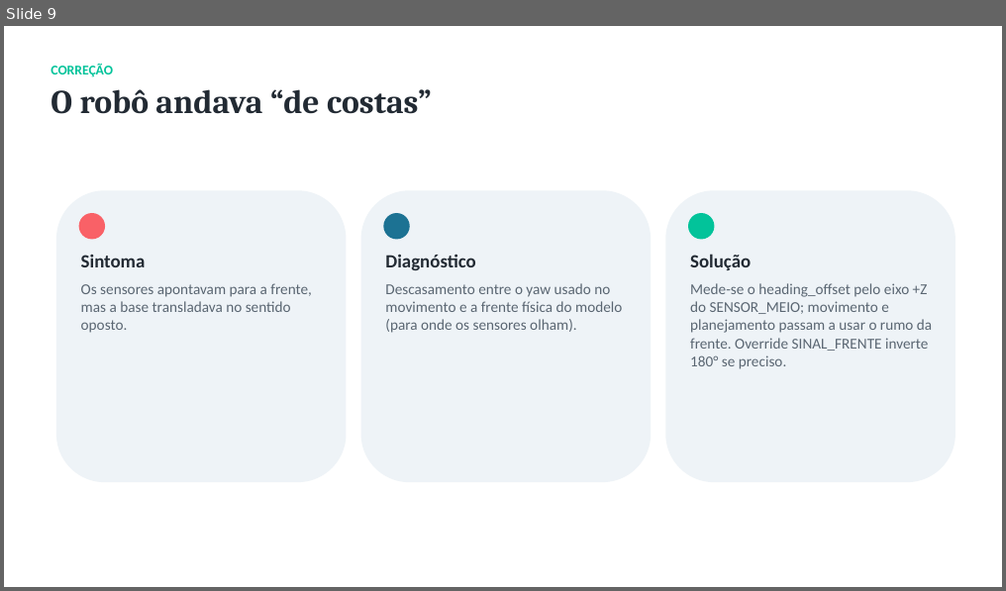
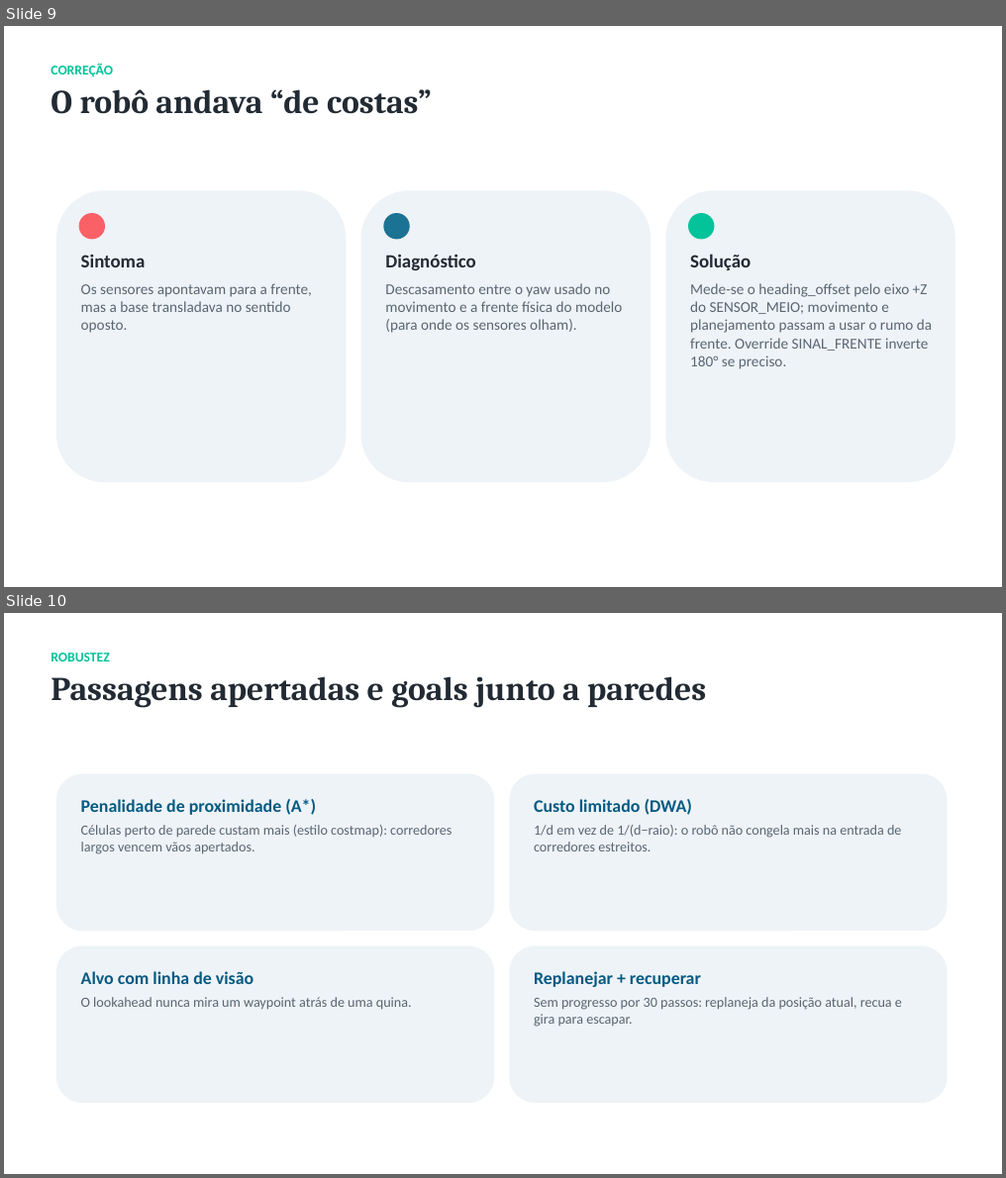
Before and after one commit to Heitorfa/VREP_DWA, a slide deck: docs/Apresentacao_Navegacao_Autonoma.pptx. Shown one above the other, each under a label of ours: slide 9 before the commit, slides 9 and 10 after it. The pictures are 1006x591 and 1006x1178 pixels, drawn with LibreOffice and Linux fonts; fonts in the diff are those of the drawing. Boxes give left, top, right and bottom in pixels: in the first picture for what was removed or moved away, otherwise in the second. Text is boxed around its words. In the diff, an @@ line names an element or a change of style, - is before the commit and + after.

```diff
--- a/docs/Apresentacao_Navegacao_Autonoma.pptx
+++ b/docs/Apresentacao_Navegacao_Autonoma.pptx
@@ slide 10 added at [4,613,1002,1174], background #FFFFFF @@
@@ text added at [51,653,706,708], 32 pt, text #222A33, bold @@
+ROBUSTEZ
+Passagens apertadas e goals junto a paredes
@@ rounded rectangle added at [56,774,494,931], fill #EEF3F7 @@
@@ rounded rectangle added at [509,774,947,931], fill #EEF3F7 @@
@@ text added at [81,799,451,855], 13.5 pt, text #5A6672 @@
+Penalidade de proximidade (A*)
+Células perto de parede custam mais (estilo costmap): corredores largos vencem vãos apertados.
@@ text added at [534,799,901,852], 13.5 pt, text #5A6672 @@
+Custo limitado (DWA)
+1/d em vez de 1/(d−raio): o robô não congela mais na entrada de corredores estreitos.
@@ rounded rectangle added at [56,947,494,1103], fill #EEF3F7 @@
@@ rounded rectangle added at [509,947,947,1103], fill #EEF3F7 @@
@@ text added at [81,971,412,1010], 13.5 pt, text #5A6672 @@
+Alvo com linha de visão
+O lookahead nunca mira um waypoint atrás de uma quina.
@@ text added at [534,971,902,1027], 13.5 pt, text #5A6672 @@
+Replanejar + recuperar
+Sem progresso por 30 passos: replaneja da posição atual, recua e gira para escapar.
```
Also in this commit, not shown: 2 slides changed, 2 other slides added, 1 slide removed, 11 other files.
